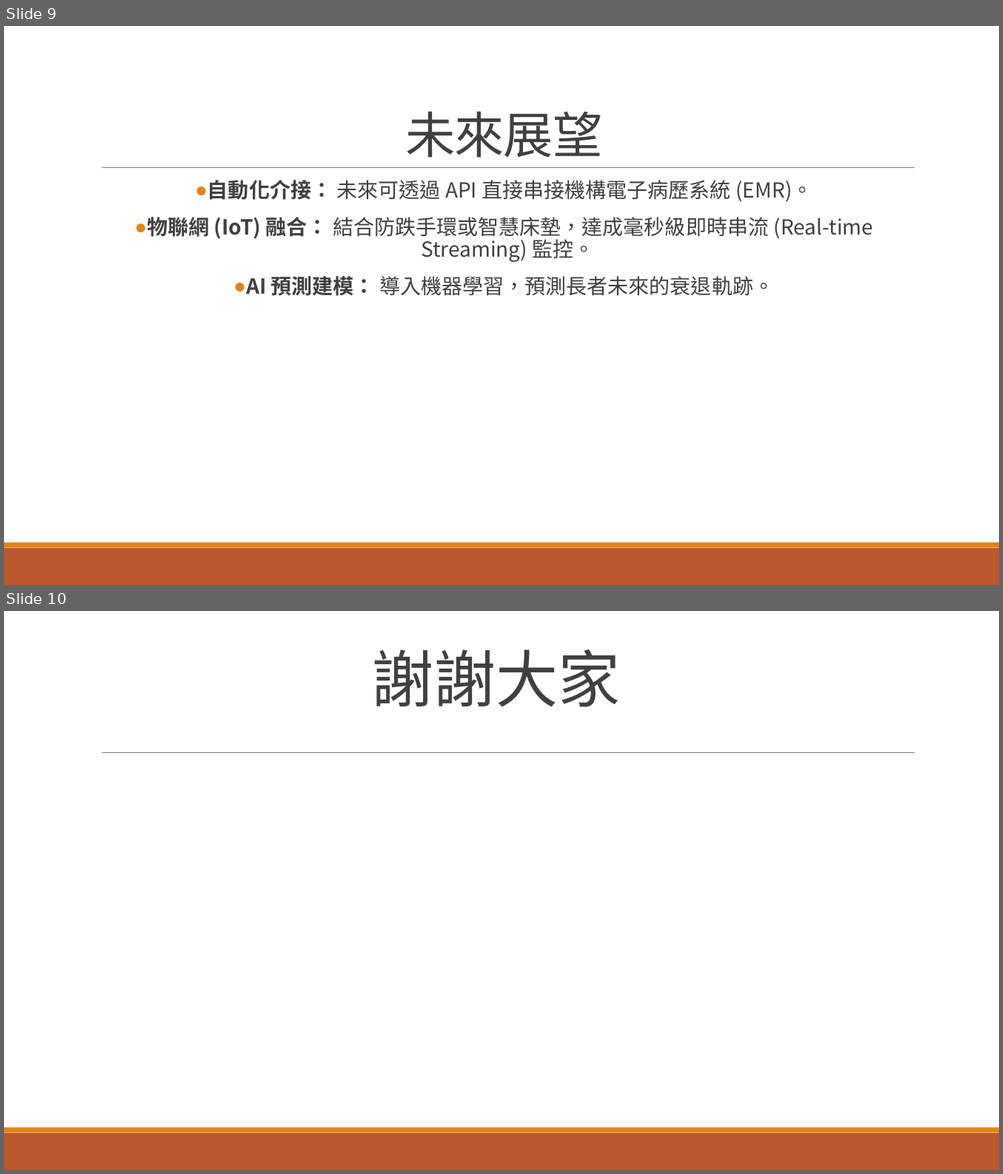
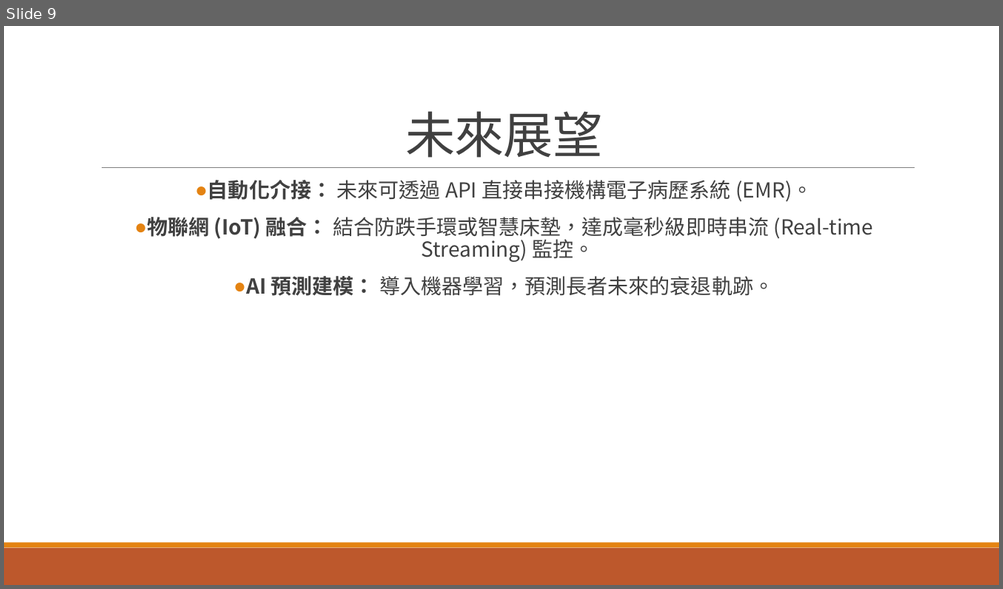
Before and after one commit to shattertony/114-2Fin, a slide deck: 112111136張紘齊.pptx. Shown one above the other, each under a label of ours: slides 9 and 10 before the commit, slide 9 after it. The pictures are 1003x1174 and 1003x589 pixels, drawn with LibreOffice and Linux fonts; fonts in the diff are those of the drawing. Boxes give left, top, right and bottom in pixels: in the first picture for what was removed or moved away, otherwise in the second. Text is boxed around its words. In the diff, an @@ line names an element or a change of style, - is before the commit and + after.

```diff
--- a/112111136張紘齊.pptx
+++ b/112111136張紘齊.pptx
@@ slide 10 removed at (4,611,999,1170), background #FFFFFF; not listed: 3 template elements that a slide beside it also shows @@
@@ text removed at (371,649,620,707) @@
-  謝謝大家
```
Also in this commit, not shown: 1 slide added, 1 other slide removed.
